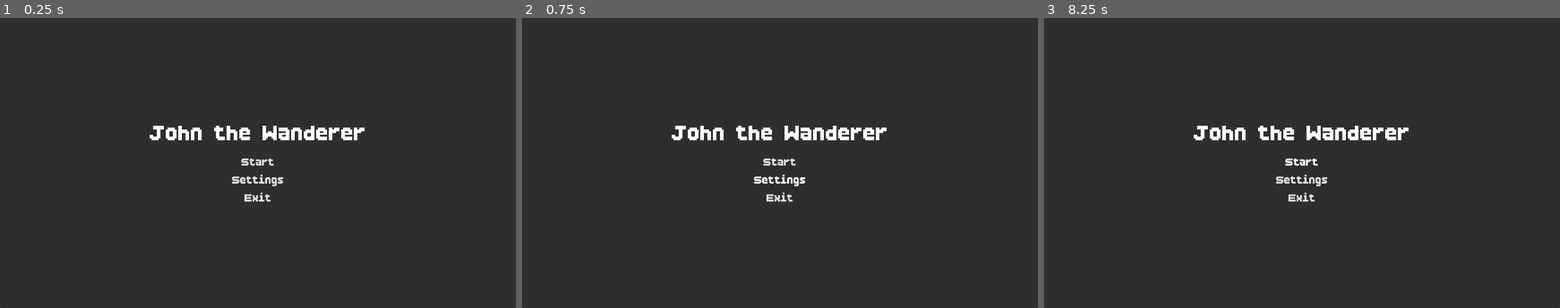
Above: before the commit, frames 1-3 (left to right).
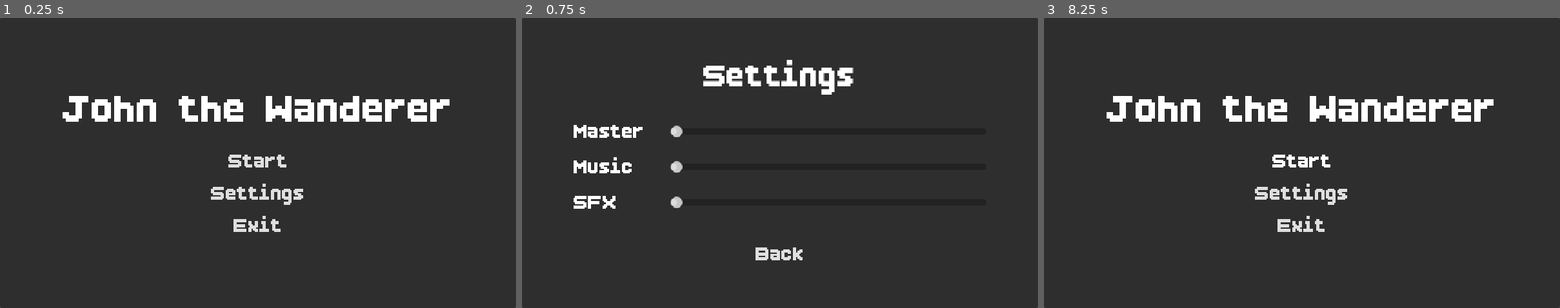
Above: after the commit, the same moments.

Repository: yncynotdev/bob-the-wanderer
Game: Godot game, scene res://main_scene.tscn
The game is run twice, just before and just after one commit, with the same random seed, the same clock (stepped at 60 frames per second) and the same inputs.
Inputs (mouse positions are in pixels of both pictures, inside the frame that each line leads up to):
- Up to frame 1 (0.25 s): no input
- Up to frame 2 (0.75 s): click "Settings" at 0.5 s
- Up to frame 3 (8.25 s): click (1302, 252) at 1.25 s, where only the run after the commit has a clickable "Back"; click "Start" at 2 s; click "Start" at 2.75 s; tap Enter at 3.5, 5, 6.5 s; hold D (right) 3.53-4.28 s; hold Space (attack) 3.53-4.28 s; hold S (down) 4.28-5.03 s; tap Space (attack) at 4.35, 5.85, 7.35 s; hold D (right) 5.03-5.78 s; hold Space (attack) 5.03-5.78 s; hold W (up) 5.78-6.53 s; hold Space (attack) 6.53-7.28 s; hold A (left) 6.53-8.03 s; hold S (down) from 8.03 s (still down); hold Space (attack) from 8.03 s (still down)

The runs differ from the first frame. In frame 1, 5.6% of the frame differs, in the area x 12-88%, y 26-74%; in frame 2, 4.1%; in frame 3, 5.6%.

Commit message:
finished: adding exit   - update: scale visuals of settings

Diff:
--- a/gui/menus/main/main_menu.gd
+++ b/gui/menus/main/main_menu.gd
@@ -0,0 +1,17 @@
+class_name MainMenu
+extends Control
+
+@export var settings_menu: SettingsMenu
+
+
+func _on_exit_button_pressed() -> void:
+	get_tree().quit()
+
+
+func _on_settings_button_pressed() -> void:
+	self.visible = false
+	settings_menu.visible = true
+
+
+func _on_start_button_pressed() -> void:
+	pass # Replace with function body.
--- a/gui/menus/main/main_menu.tscn
+++ b/gui/menus/main/main_menu.tscn
@@ -52,3 +52,7 @@
 [node name="ExitButton" parent="Panel/VBoxContainer" unique_id=1645134697 instance=ExtResource("2_at0em")]
 layout_mode = 2
 text = "Exit"
+
+[connection signal="pressed" from="Panel/VBoxContainer/StartButton" to="." method="_on_start_button_pressed"]
+[connection signal="pressed" from="Panel/VBoxContainer/SettingsButton" to="." method="_on_settings_button_pressed"]
+[connection signal="pressed" from="Panel/VBoxContainer/ExitButton" to="." method="_on_exit_button_pressed"]
--- a/gui/menus/settings/settings_menu.gd
+++ b/gui/menus/settings/settings_menu.gd
@@ -1,2 +1,18 @@
 class_name SettingsMenu
 extends Control
+
+@export var main_menu: MainMenu
+
+
+func _ready() -> void:
+	self.visible = false
+
+	if !main_menu:
+		return
+
+
+func _on_back_button_pressed() -> void:
+	self.visible = false
+
+	if main_menu:
+		main_menu.visible = true
--- a/gui/menus/settings/settings_menu.tscn
+++ b/gui/menus/settings/settings_menu.tscn
@@ -2,9 +2,10 @@
 
 [ext_resource type="Script" uid="uid://dp3qbomdthty0" path="res://gui/menus/settings/settings_menu.gd" id="1_qo187"]
 [ext_resource type="PackedScene" uid="uid://b5en26xefiagu" path="res://ui/rich_text_label/h1_label.tscn" id="2_nndmh"]
+[ext_resource type="LabelSettings" uid="uid://vwvmgcjdhfaw" path="res://ui/label/h2_label.tres" id="3_3hg5t"]
 [ext_resource type="PackedScene" uid="uid://cmpreukrd2pk0" path="res://ui/label/styled_label.tscn" id="3_8moom"]
-[ext_resource type="LabelSettings" uid="uid://p41pohnofb5" path="res://ui/label/h3_label.tres" id="4_6b5vr"]
 [ext_resource type="PackedScene" uid="uid://bgsej6n56bcvo" path="res://ui/slider/volume/volume_slider.tscn" id="4_8aiqf"]
+[ext_resource type="LabelSettings" uid="uid://cwlismoq3s6fj" path="res://ui/label/p_label.tres" id="5_w864d"]
 [ext_resource type="PackedScene" uid="uid://bmns7ceiduu55" path="res://ui/button/styled_button.tscn" id="6_6b5vr"]
 
 [node name="SettingsMenu" type="Control" unique_id=2086893433]
@@ -42,6 +43,7 @@
 [node name="TitleLabel" parent="Panel/MarginContainer/VBoxContainer" unique_id=1277626003 instance=ExtResource("2_nndmh")]
 layout_mode = 2
 text = "Settings"
+label_settings = ExtResource("3_3hg5t")
 horizontal_alignment = 1
 
 [node name="GridContainer" type="GridContainer" parent="Panel/MarginContainer/VBoxContainer" unique_id=1912028738]
@@ -50,28 +52,28 @@
 theme_override_constants/v_separation = 16
 columns = 2
 
-[node name="StyledLabel" parent="Panel/MarginContainer/VBoxContainer/GridContainer" unique_id=1366229181 instance=ExtResource("3_8moom")]
+[node name="MasterLabel" parent="Panel/MarginContainer/VBoxContainer/GridContainer" unique_id=1366229181 instance=ExtResource("3_8moom")]
 layout_mode = 2
 text = "Master"
-label_settings = ExtResource("4_6b5vr")
+label_settings = ExtResource("5_w864d")
 
 [node name="MasterSlider" parent="Panel/MarginContainer/VBoxContainer/GridContainer" unique_id=1213378815 instance=ExtResource("4_8aiqf")]
 layout_mode = 2
 size_flags_horizontal = 3
 
-[node name="StyledLabel2" parent="Panel/MarginContainer/VBoxContainer/GridContainer" unique_id=2104996170 instance=ExtResource("3_8moom")]
+[node name="MusicLabel" parent="Panel/MarginContainer/VBoxContainer/GridContainer" unique_id=2104996170 instance=ExtResource("3_8moom")]
 layout_mode = 2
 text = "Music"
-label_settings = ExtResource("4_6b5vr")
+label_settings = ExtResource("5_w864d")
 
 [node name="MusicSlider" parent="Panel/MarginContainer/VBoxContainer/GridContainer" unique_id=1186646201 instance=ExtResource("4_8aiqf")]
 layout_mode = 2
 size_flags_horizontal = 3
 
-[node name="StyledLabel3" parent="Panel/MarginContainer/VBoxContainer/GridContainer" unique_id=571528132 instance=ExtResource("3_8moom")]
+[node name="SFXLabel" parent="Panel/MarginContainer/VBoxContainer/GridContainer" unique_id=571528132 instance=ExtResource("3_8moom")]
 layout_mode = 2
 text = "SFX"
-label_settings = ExtResource("4_6b5vr")
+label_settings = ExtResource("5_w864d")
 
 [node name="SFXSlider" parent="Panel/MarginContainer/VBoxContainer/GridContainer" unique_id=1931129112 instance=ExtResource("4_8aiqf")]
 layout_mode = 2
@@ -81,3 +83,5 @@
 layout_mode = 2
 text = "Back
 "
+
+[connection signal="pressed" from="Panel/MarginContainer/VBoxContainer/BackButton" to="." method="_on_back_button_pressed"]
--- a/main_scene.tscn
+++ b/main_scene.tscn
@@ -5,7 +5,9 @@
 
 [node name="MainScene" type="Node" unique_id=507037693]
 
-[node name="MainMenu" parent="." unique_id=1155693776 instance=ExtResource("1_0f027")]
+[node name="MainMenu" parent="." unique_id=1155693776 node_paths=PackedStringArray("settings_menu") instance=ExtResource("1_0f027")]
+settings_menu = NodePath("../SettingsMenu")
 
-[node name="SettingsMenu" parent="." unique_id=2086893433 instance=ExtResource("2_2c62f")]
+[node name="SettingsMenu" parent="." unique_id=2086893433 node_paths=PackedStringArray("main_menu") instance=ExtResource("2_2c62f")]
 visible = false
+main_menu = NodePath("../MainMenu")
--- a/project.godot
+++ b/project.godot
@@ -21,6 +21,8 @@
 
 [display]
 
+window/size/viewport_width=640
+window/size/viewport_height=360
 window/size/window_width_override=1920
 window/size/window_height_override=1080
 window/stretch/mode="canvas_items"
